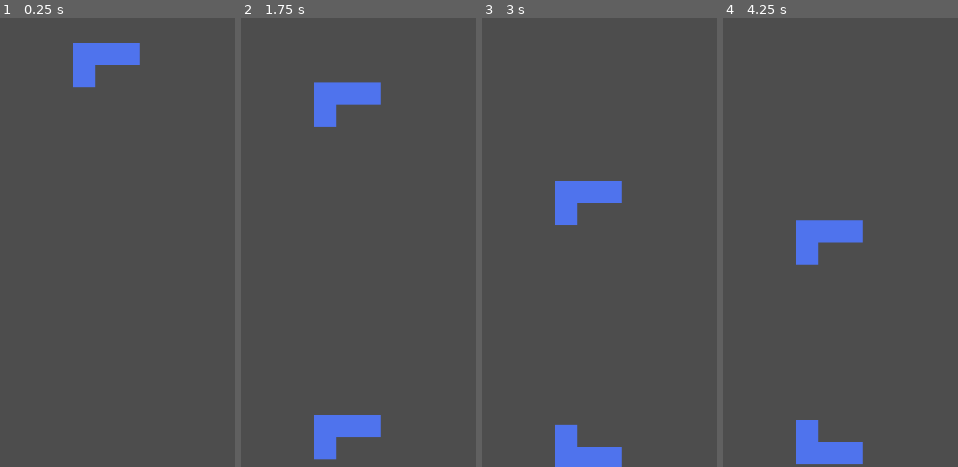
Above: before the commit, frames 1-4 (left to right).
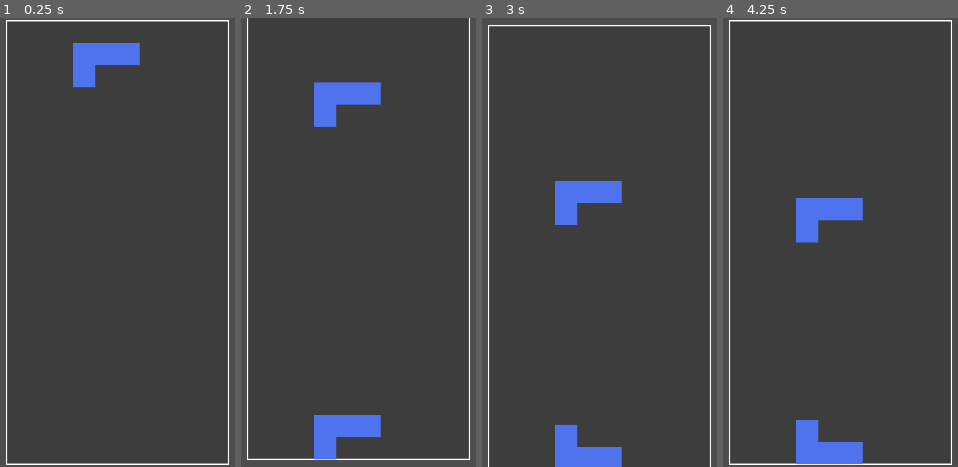
Above: after the commit, the same moments.

Repository: GameChikin/tonton-tetoris
Game: Godot game, scene res://Main.tscn
The game is run twice, just before and just after one commit, with the same random seed, the same clock (stepped at 60 frames per second) and the same inputs.
Inputs:
- Up to frame 1 (0.25 s): no input
- Up to frame 2 (1.75 s): tap Enter at 0.5 s; hold D (move_right) 0.53-1.28 s; hold Space (tonton) 0.53-1.28 s; hold S (move_down) from 1.28 s (still down); tap W (move_fall) at 1.35 s; tap Space (tonton) at 1.55 s
- Up to frame 3 (3 s): release S (move_down) at 2.03 s; hold Space (tonton) 2.03-2.78 s; hold D (move_right) from 2.03 s (still down); tap R (rotate) at 2.1 s; tap Enter at 2.75 s; tap Space (tonton) at 2.85 s
- Up to frame 4 (4.25 s): tap Space (tonton) at 3.5 s; release D (move_right) at 3.53 s; hold A (move_left) from 3.53 s (still down); hold Space (tonton) from 3.53 s (still down)

The runs differ from the first frame. In frame 1, 1.7% of the frame differs, in the area x 2-98%, y 0-100%; in frame 2, 1.2%; in frame 3, 1.3%; in frame 4, 4.5%.

Commit message:
基礎実装

Diff:
--- a/Board.gd
+++ b/Board.gd
@@ -1,14 +1,21 @@
 extends Node2D
 class_name Board
+
+signal resolve_started
+signal resolve_finished
 
 const WIDTH := 10
 const HEIGHT := 20
 const CELL_SIZE := 32
 
 @export var effect_manager_path: NodePath = NodePath("../EffectManager")
+@export var tonton_drop_speed: float = 0.02
+@export var tonton_drop_distance: int = 20
 
 var grid: Array[Array] = []
 var effect_manager: EffectManager
+var _is_resolving: bool = false
+var _resolve_requested: bool = false
 
 
 func _ready() -> void:
@@ -48,7 +55,8 @@
 func is_cell_empty(cell: Vector2i) -> bool:
 	if not is_inside(cell):
 		return false
-	return grid[cell.y][cell.x] == null
+	var value: Variant = grid[cell.y][cell.x]
+	return value == null or not is_instance_valid(value)
 
 
 func lock_blocks(blocks: Array[Node], cells: Array[Vector2i]) -> void:
@@ -57,20 +65,61 @@
 		var cell: Vector2i = cells[i]
 		if not is_inside(cell):
 			continue
+		if not is_instance_valid(block):
+			continue
 
 		_set_block_position(block, grid_to_pixel(cell.x, cell.y))
 		grid[cell.y][cell.x] = block
 
 
-func apply_tonton_drop() -> bool:
-	return apply_gravity()
+func apply_tonton_drop():
+	_sanitize_invalid_blocks()
+	var drop_targets: Array[Dictionary] = _collect_tonton_drop_targets()
+	if drop_targets.is_empty():
+		return
+
+	var tween_duration: float = 0.0
+	for target in drop_targets:
+		var drop_cells: int = target["drop_cells"] as int
+		tween_duration = max(tween_duration, tonton_drop_speed * float(drop_cells))
+
+	if tween_duration <= 0.0:
+		for target in drop_targets:
+			var block: Node = target["block"] as Node
+			if not is_instance_valid(block):
+				continue
+			_set_block_position(block, target["target_pixel"] as Vector2)
+		return
+
+	var tween := create_tween()
+	tween.set_parallel(true)
+	for target in drop_targets:
+		var block: Node = target["block"] as Node
+		if not is_instance_valid(block):
+			continue
+		var duration: float = tonton_drop_speed * float(target["drop_cells"] as int)
+		var target_pixel: Vector2 = target["target_pixel"] as Vector2
+		tween.tween_property(block, "position", target_pixel, duration)
+
+	await tween.finished
+
+	for target in drop_targets:
+		var block: Node = target["block"] as Node
+		if not is_instance_valid(block):
+			continue
+		_set_block_position(block, target["target_pixel"] as Vector2)
+
+	_sanitize_invalid_blocks()
 
 
 func is_line_full(y: int) -> bool:
 	if y < 0 or y >= HEIGHT:
 		return false
 	for x in range(WIDTH):
-		if grid[y][x] == null:
+		var block: Variant = grid[y][x]
+		if block == null:
+			return false
+		if not is_instance_valid(block):
 			return false
 	return true
 
@@ -79,20 +128,37 @@
 	if y < 0 or y >= HEIGHT:
 		return
 	for x in range(WIDTH):
-		var block: Node = grid[y][x]
-		if block != null and effect_manager != null:
-			effect_manager.enqueue_line_clear(block)
+		var block: Node = grid[y][x] as Node
 		grid[y][x] = null
+
+		if block == null:
+			continue
+		if not is_instance_valid(block):
+			continue
+		var effect_block := _create_line_clear_dummy(block)
+		block.queue_free()
+		if effect_manager != null and is_instance_valid(effect_manager):
+			effect_manager.enqueue_line_clear(effect_block)
+		elif is_instance_valid(effect_block):
+			effect_block.queue_free()
 
 
 func apply_gravity() -> bool:
 	var moved := false
 	for y in range(HEIGHT - 2, -1, -1):
 		for x in range(WIDTH):
-			var block: Node = grid[y][x]
+			var block: Node = grid[y][x] as Node
 			if block == null:
 				continue
-			if grid[y + 1][x] != null:
+			if not is_instance_valid(block):
+				grid[y][x] = null
+				continue
+
+			var below: Node = grid[y + 1][x] as Node
+			if below != null and not is_instance_valid(below):
+				grid[y + 1][x] = null
+				below = null
+			if below != null:
 				continue
 
 			grid[y + 1][x] = block
@@ -103,18 +169,35 @@
 
 
 func resolve_lines() -> void:
+	if _is_resolving:
+		_resolve_requested = true
+		await resolve_finished
+		return
+
+	_is_resolving = true
+	resolve_started.emit()
+
 	while true:
+		_resolve_requested = false
+		_sanitize_invalid_blocks()
+
 		var full_rows: Array[int] = _find_full_rows()
 		if full_rows.is_empty():
+			if _resolve_requested:
+				continue
 			break
 
 		for row in full_rows:
 			remove_line(row)
-		if effect_manager != null:
+		if effect_manager != null and is_instance_valid(effect_manager):
 			await effect_manager.flush_line_clear_queue()
 
+		_sanitize_invalid_blocks()
 		while apply_gravity():
-			pass
+			_sanitize_invalid_blocks()
+
+	_is_resolving = false
+	resolve_finished.emit()
 
 
 func _find_full_rows() -> Array[int]:
@@ -124,7 +207,68 @@
 			rows.append(y)
 	return rows
 
+
+func _sanitize_invalid_blocks() -> void:
+	for y in range(HEIGHT):
+		for x in range(WIDTH):
+			var block: Variant = grid[y][x]
+			if block != null and not is_instance_valid(block):
+				grid[y][x] = null
+
+
+func _collect_tonton_drop_targets() -> Array[Dictionary]:
+	var targets: Array[Dictionary] = []
+	var next_grid: Array[Array] = _build_empty_grid()
+	var max_drop_distance: int = max(tonton_drop_distance, 0)
+
+	for x in range(WIDTH):
+		var write_y := HEIGHT - 1
+		for y in range(HEIGHT - 1, -1, -1):
+			var block: Node = grid[y][x] as Node
+			if block == null:
+				continue
+			if not is_instance_valid(block):
+				continue
+
+			var target_y: int = min(write_y, y + max_drop_distance)
+			next_grid[target_y][x] = block
+			if target_y > y:
+				targets.append({
+					"block": block,
+					"drop_cells": target_y - y,
+					"target_pixel": grid_to_pixel(x, target_y),
+				})
+			write_y = target_y - 1
+
+	grid = next_grid
+	return targets
+
+
+func _create_line_clear_dummy(source_block: Node) -> Node:
+	var dummy := ColorRect.new()
+	dummy.name = "LineClearDummy"
+	dummy.size = Vector2(CELL_SIZE, CELL_SIZE)
+	dummy.color = Color.WHITE
+
+	if source_block is ColorRect:
+		var source_rect: ColorRect = source_block as ColorRect
+		dummy.size = source_rect.size
+		dummy.color = source_rect.color
+
+	var source_position := Vector2.ZERO
+	if source_block is Node2D:
+		source_position = (source_block as Node2D).position
+	elif source_block is Control:
+		source_position = (source_block as Control).position
+
+	dummy.position = source_position
+	add_child(dummy)
+	return dummy
+
 func _set_block_position(block: Node, pixel: Vector2) -> void:
+	if not is_instance_valid(block):
+		return
+
 	if block is Node2D:
 		(block as Node2D).position = pixel
 	elif block is Control:
@@ -132,6 +276,9 @@
 
 
 func _move_block_down_by_one_cell(block: Node) -> void:
+	if not is_instance_valid(block):
+		return
+
 	if block is Node2D:
 		(block as Node2D).position.y += CELL_SIZE
 	elif block is Control:
--- a/EffectManager.gd
+++ b/EffectManager.gd
@@ -22,7 +22,7 @@
 
 
 func shake_camera() -> void:
-	if camera == null:
+	if camera == null or not is_instance_valid(camera):
 		shake_finished.emit()
 		return
 
@@ -50,16 +50,29 @@
 func enqueue_line_clear(block_node: Node) -> void:
 	if block_node == null:
 		return
+	if not is_instance_valid(block_node):
+		return
 	_line_clear_queue.append(block_node)
 
 
 func flush_line_clear_queue() -> void:
 	while not _line_clear_queue.is_empty():
 		var block_node: Node = _line_clear_queue.pop_front()
+		if not is_instance_valid(block_node):
+			continue
 		await play_line_clear_effect(block_node)
 
 
 func play_line_clear_effect(block_node: Node) -> void:
+	# Board passes disposable effect-only dummy nodes.
+	if not is_instance_valid(block_node):
+		return
+
+	if not (block_node is CanvasItem):
+		if is_instance_valid(block_node):
+			block_node.queue_free()
+		return
+
 	if not is_instance_valid(block_node):
 		return
 
@@ -67,5 +80,7 @@
 	tween.tween_property(block_node, "modulate:a", 0.0, 0.08)
 	await tween.finished
 
-	if is_instance_valid(block_node):
-		block_node.queue_free()
+	if not is_instance_valid(block_node):
+		return
+
+	block_node.queue_free()
--- a/Main.gd
+++ b/Main.gd
@@ -7,7 +7,7 @@
 var board: Board
 var effect_manager: EffectManager
 var active_tetromino: Tetromino
-var is_tonton_in_progress: bool = false
+var _is_busy: bool = false
 
 
 func _ready() -> void:
@@ -16,15 +16,10 @@
 	_spawn_tetromino()
 
 
-func _process(_delta: float) -> void:
-	if active_tetromino == null or not is_instance_valid(active_tetromino):
-		_spawn_tetromino()
-
-
 func _input(event: InputEvent) -> void:
 	if not event.is_action_pressed("tonton"):
 		return
-	if is_tonton_in_progress:
+	if _is_busy:
 		return
 	await _run_tonton()
 
@@ -33,31 +28,51 @@
 	if tetromino_scene == null:
 		push_warning("Main: tetromino_scene is not assigned.")
 		return
+	if _is_busy:
+		return
 	if active_tetromino != null and is_instance_valid(active_tetromino):
 		return
 
 	var instance: Tetromino = tetromino_scene.instantiate() as Tetromino
+	if instance == null:
+		push_warning("Main: failed to instantiate Tetromino.")
+		return
+
+	if not instance.locked_to_board.is_connected(_on_active_tetromino_locked):
+		instance.locked_to_board.connect(_on_active_tetromino_locked)
+
 	add_child(instance)
 	active_tetromino = instance
 
 
+func _on_active_tetromino_locked() -> void:
+	active_tetromino = null
+	_is_busy = true
+
+	if board != null and is_instance_valid(board):
+		await board.resolve_lines()
+
+	_is_busy = false
+	_spawn_tetromino()
+
+
 func _run_tonton() -> void:
-	if is_tonton_in_progress:
+	if _is_busy:
 		return
 
-	is_tonton_in_progress = true
+	_is_busy = true
 
 	if active_tetromino != null and is_instance_valid(active_tetromino):
 		active_tetromino.pause_input()
 
-	if effect_manager != null:
+	if effect_manager != null and is_instance_valid(effect_manager):
 		await effect_manager.shake_camera()
 
-	if board != null:
-		board.apply_tonton_drop()
+	if board != null and is_instance_valid(board):
+		await board.apply_tonton_drop()
 		await board.resolve_lines()
 
 	if active_tetromino != null and is_instance_valid(active_tetromino):
 		active_tetromino.resume_input()
 
-	is_tonton_in_progress = false
+	_is_busy = false
--- a/Main.tscn
+++ b/Main.tscn
@@ -14,6 +14,19 @@
 
 [node name="Board" type="Node2D" parent="." unique_id=1510623832]
 script = ExtResource("2_f63ok")
+tonton_drop_distance = 3
+
+[node name="BoardBackground" type="ColorRect" parent="Board" unique_id=471495757]
+offset_right = 320.0
+offset_bottom = 640.0
+color = Color(0.24115604, 0.24115604, 0.24115604, 1)
+
+[node name="BoardBorder" type="ReferenceRect" parent="Board" unique_id=2066582903]
+offset_right = 320.0
+offset_bottom = 640.0
+border_color = Color(1, 1, 1, 1)
+border_width = 2.1
+editor_only = false
 
 [node name="EffectManager" type="Node" parent="." unique_id=232364583]
 script = ExtResource("3_pv0mk")
--- a/Tetromino.gd
+++ b/Tetromino.gd
@@ -1,5 +1,6 @@
 extends Node2D
 class_name Tetromino
+signal locked_to_board
 
 const TETROMINO_DATA := {
 	"I": {
@@ -180,7 +181,7 @@
 
 
 func _can_place(target_pivot: Vector2i, target_cells: Array[Vector2i]) -> bool:
-	if board == null:
+	if board == null or not is_instance_valid(board):
 		return false
 
 	for rel in target_cells:
@@ -193,13 +194,16 @@
 
 
 func _sync_block_positions() -> void:
-	if board == null:
+	if board == null or not is_instance_valid(board):
 		return
 
 	for i in range(min(blocks.size(), local_cells.size())):
+		var block: Node = blocks[i]
+		if not is_instance_valid(block):
+			continue
 		var absolute := pivot + local_cells[i]
 		var pixel := board.grid_to_pixel(absolute.x, absolute.y)
-		_set_block_position(blocks[i], pixel)
+		_set_block_position(block, pixel)
 
 
 func _get_absolute_cells() -> Array[Vector2i]:
@@ -212,18 +216,43 @@
 func _lock_to_board() -> void:
 	if _is_locked:
 		return
+
 	_is_locked = true
+	_is_input_paused = true
+
+	if board == null or not is_instance_valid(board):
+		set_process(false)
+		if is_instance_valid(self):
+			queue_free()
+		return
+
+	var absolute_cells: Array[Vector2i] = _get_absolute_cells()
+	var locked_blocks: Array[Node] = []
+	var locked_cells: Array[Vector2i] = []
+
+	for i in range(min(blocks.size(), absolute_cells.size())):
+		var block: Node = blocks[i]
+		if not is_instance_valid(block):
+			continue
+
+		if block.get_parent() != board:
+			block.reparent(board)
+
+		locked_blocks.append(block)
+		locked_cells.append(absolute_cells[i])
+
+	board.lock_blocks(locked_blocks, locked_cells)
+	locked_to_board.emit()
+
 	set_process(false)
-
-	if board != null:
-		for block in blocks:
-			if is_instance_valid(block):
-				block.reparent(board)
-		board.lock_blocks(blocks, _get_absolute_cells())
-	queue_free()
+	if is_instance_valid(self):
+		queue_free()
 
 
 func _set_block_position(block: Node, pixel: Vector2) -> void:
+	if not is_instance_valid(block):
+		return
+
 	if block is Node2D:
 		(block as Node2D).position = pixel
 	elif block is Control:
Not shown, changed: .cursorrules
Not shown, added: .gitingestignore
